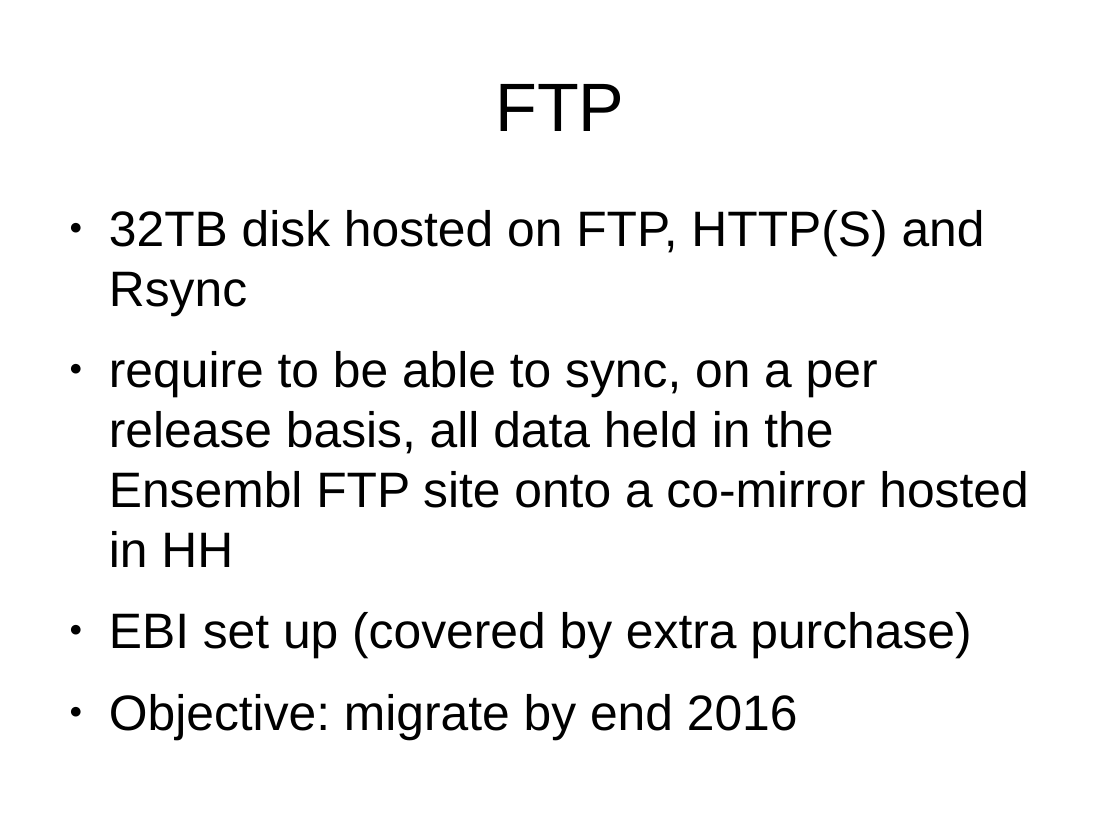
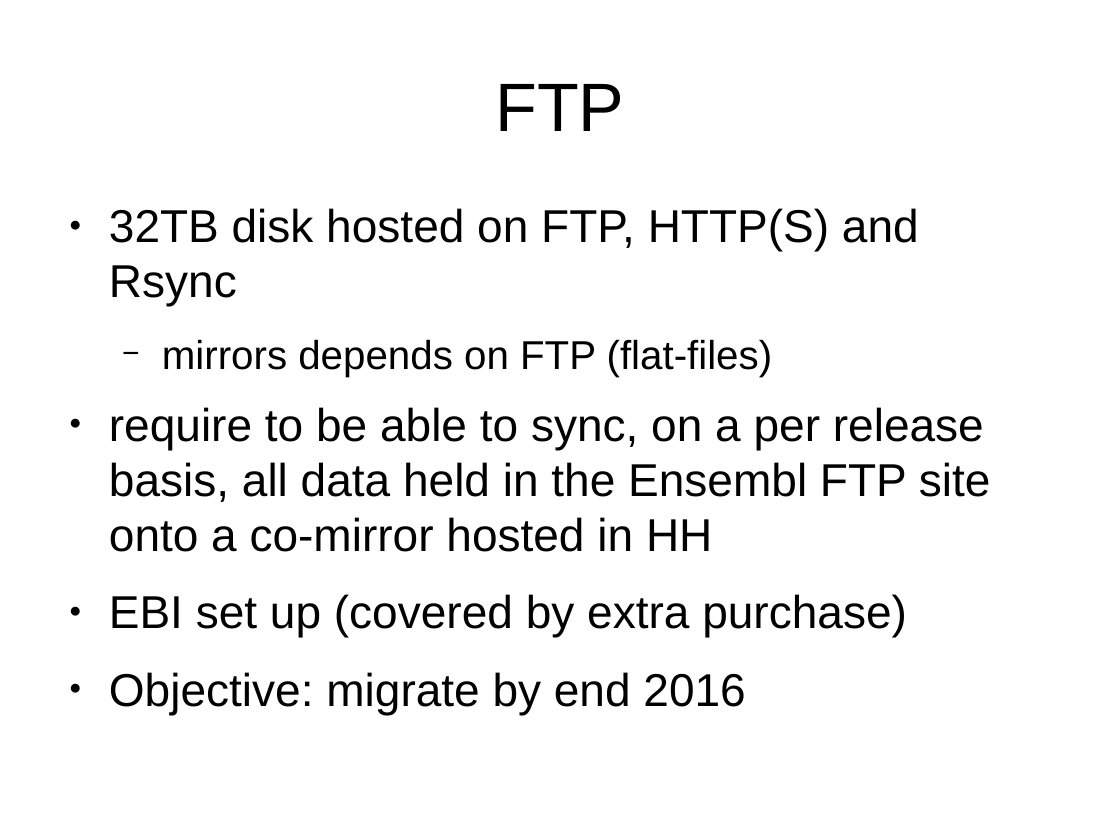
Before and after one commit to avullo/ensembl-migration-pm, a slide deck: slide 17 of data-review-10-16/talk.odp. Drawn at 1120x840 pixels with LibreOffice and Linux fonts; fonts in the diff are those of the drawing; background and template pictures are left out. Boxes give left, top, right and bottom in pixels: in the first picture for what was removed or moved away, otherwise in the second. Text is boxed around its words. In the diff, an @@ line names an element or a change of style, - is before the commit and + after.

```diff
--- a/data-review-10-16/talk.odp
+++ b/data-review-10-16/talk.odp
@@ text at (x1=109, y1=208, x2=991, y2=637): size 32 to 29.6 pt in "32TB disk hosted on FTP, HTTP(S) and ...", "require to be able to sync, on ...", "EBI set up (covered by extra purchase)", "Objective: migrate by end 2016" @@
@@ text at (x1=162, y1=339, x2=773, y2=377): paragraph added @@
+  − mirrors depends on FTP (flat-files)
```
Also in this commit, not shown: 3 other slides changed.
